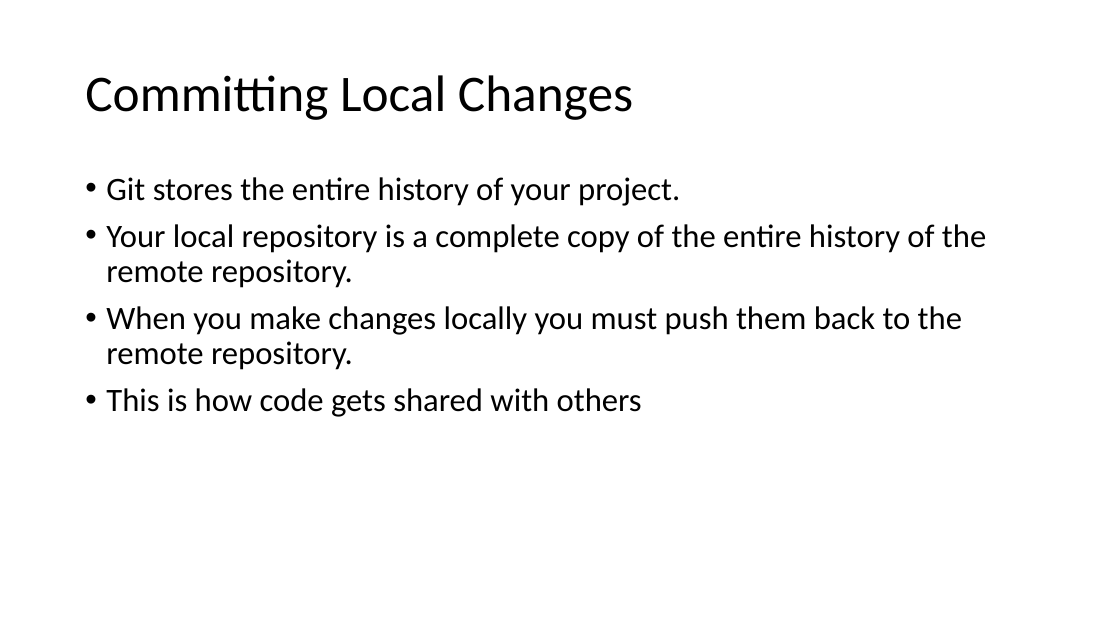
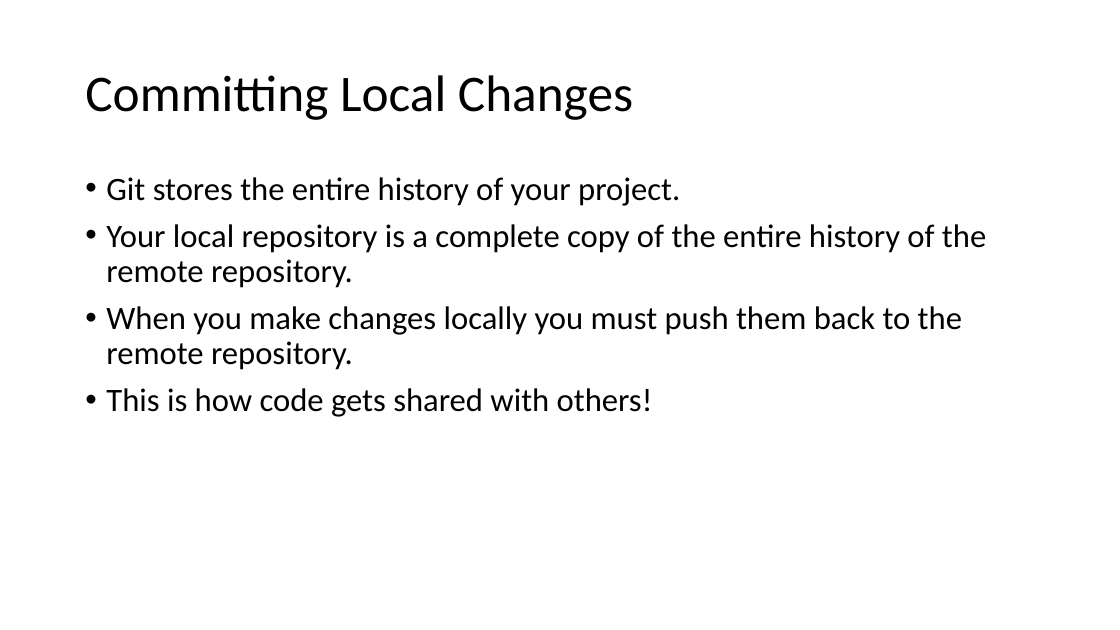
Before and after one commit to ryl/cybr406-2020, a slide deck: slide 7 of files/working-with-git-github.pptx. Drawn at 1120x630 pixels with LibreOffice and Linux fonts; fonts in the diff are those of the drawing. Boxes give left, top, right and bottom in pixels: in the first picture for what was removed or moved away, otherwise in the second. Text is boxed around its words. In the diff, an @@ line names an element or a change of style, - is before the commit and + after.

```diff
--- a/files/working-with-git-github.pptx
+++ b/files/working-with-git-github.pptx
@@ text at (106,388,653,417): text changed @@
-• This is how code gets shared with others
+• This is how code gets shared with others!
```
Also in this commit, not shown: 4 other slides changed, 6 slides added, 1 slide removed.
